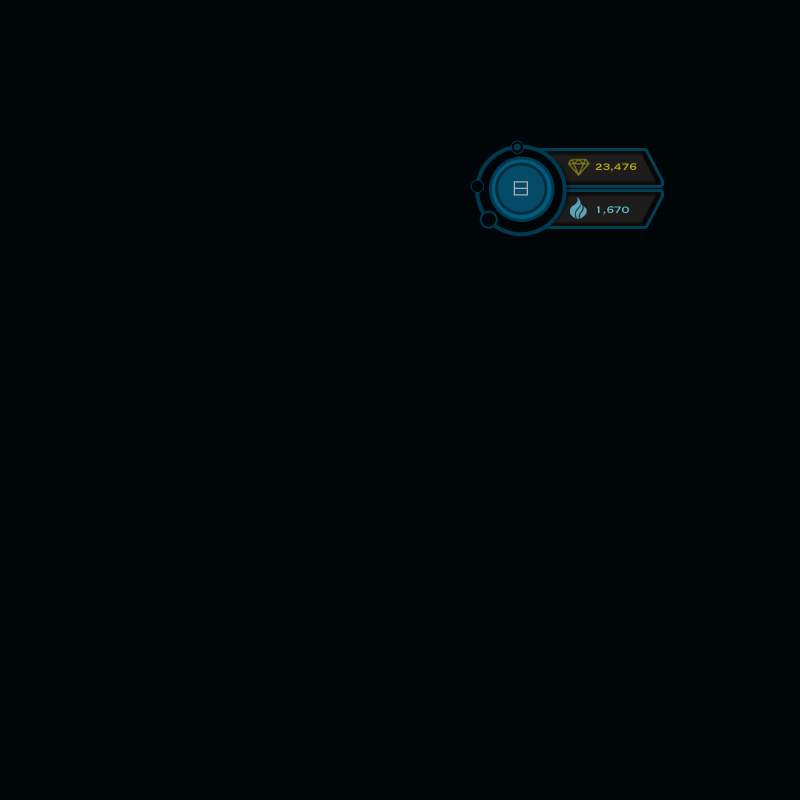
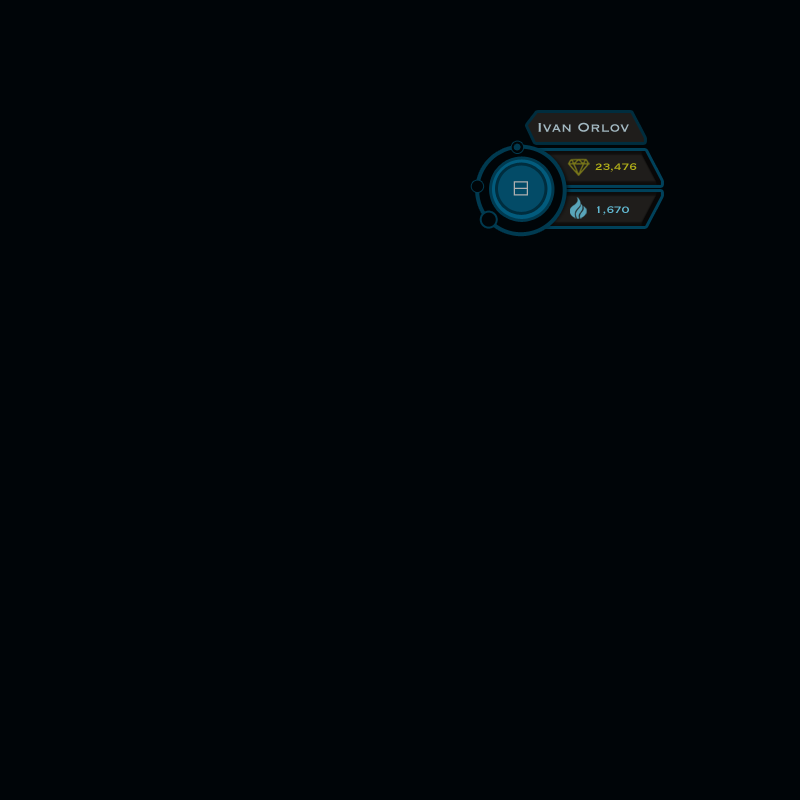
The second 800×800 image is a revision of the first. Changes to its layers:
added group "username" with 2 layers above "Layer 2" over (x1=527, y1=113, x2=644, y2=142)
added layer "Ivan Orlov" in group "username" over (x1=538, y1=122, x2=629, y2=132)
added layer "Gas p copy" in group "username" over (x1=527, y1=113, x2=644, y2=142)
